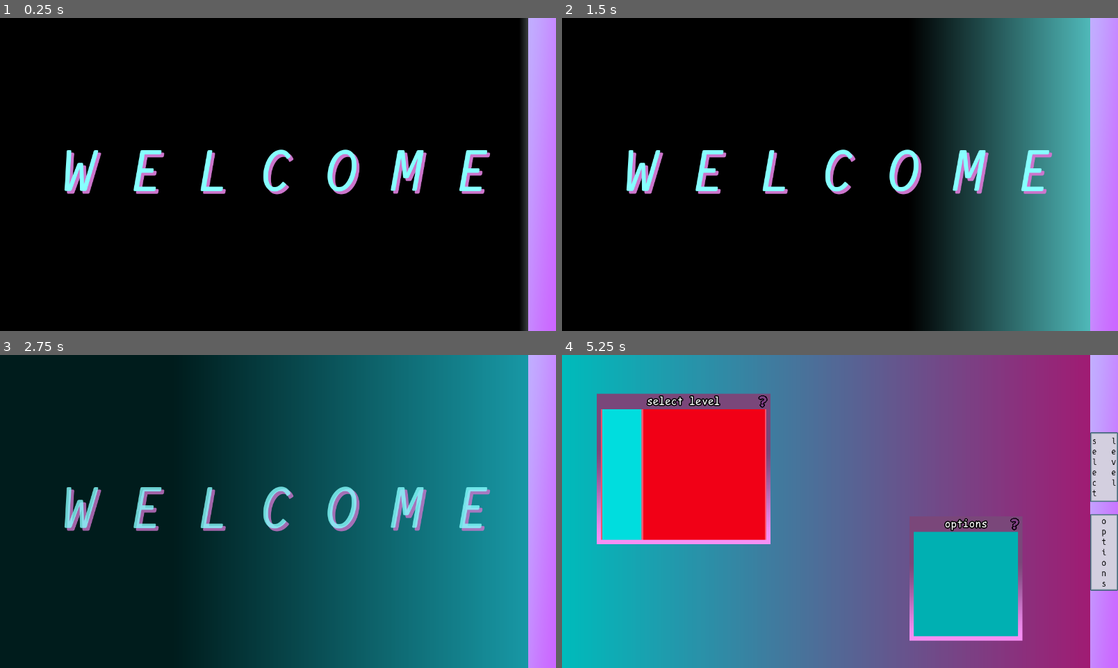
Above: before the commit, frames 1-4 (two rows, left to right).
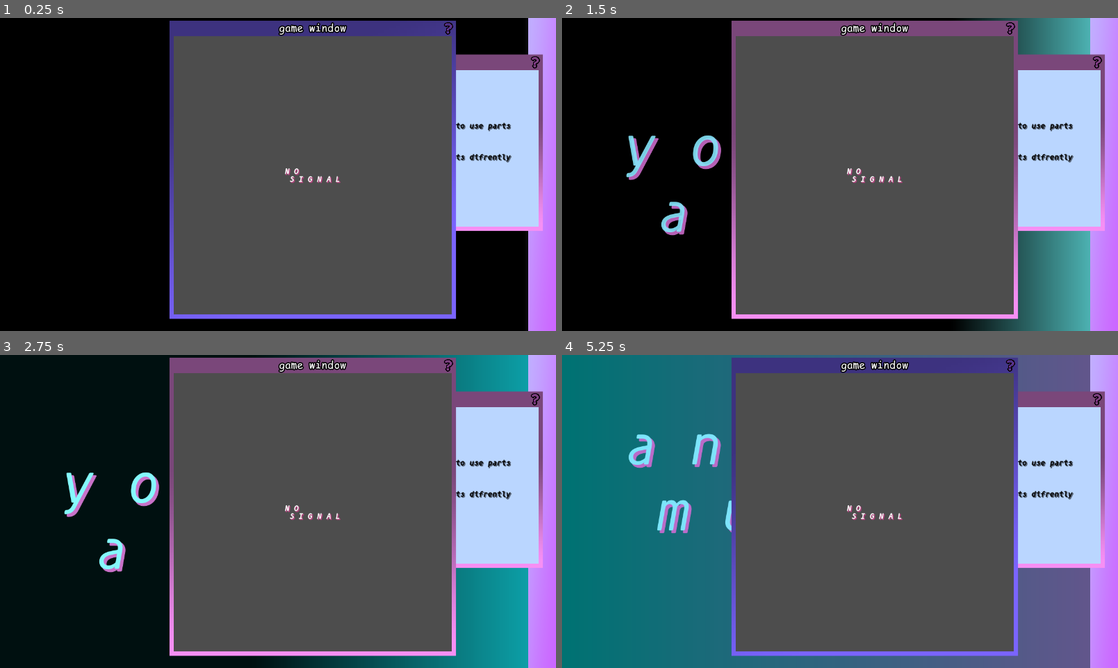
Above: after the commit, the same moments.

Repository: ktosox/GWJ77-Metamorphosis
Game: Godot game, scene res://game.tscn
Same seed, same stepped clock (60 frames per second), same inputs: the game is played once before the commit and once after it.
Inputs (mouse positions are in pixels of both pictures, inside the frame that each line leads up to):
- Up to frame 1 (0.25 s): no input
- Up to frame 2 (1.5 s): tap Enter (ui_accept) at 0.5 s; move the mouse to (962, 158) at 0.52 s; hold D (Move_Right) 0.53-1.28 s; hold Enter (ui_accept) 0.53-1.28 s; click (962, 158) at 0.67 s; move the mouse to (728, 190) at 1.27 s; hold S (Move_Down) from 1.28 s (still down); click (728, 190) at 1.35 s
- Up to frame 3 (2.75 s): tap Enter (ui_accept) at 1.52, 1.55, 1.82, 2.3 s; move the mouse to (333, 442) at 2.02 s; release S (Move_Down) at 2.03 s; hold D (Move_Right) from 2.03 s (still down); hold Right mouse button (RMB) from 2.03 s (still down)
- Up to frame 4 (5.25 s): move the mouse to (812, 574) at 2.77 s; release D (Move_Right) at 2.78 s; release Right mouse button (RMB) at 2.78 s; hold W (Move_Up) 2.78-3.53 s; tap Enter (ui_accept) at 2.85, 3.02, 3.32, 3.77, 3.8, 4.07, 4.52, 4.55, 4.82 s; click (812, 574) at 2.92 s; move the mouse to (1006, 558) at 3.52 s; press the mouse at (1006, 558) at 3.53 s; hold A (Move_Left) 3.53-5.03 s; move the mouse to (673, 464) at 4.27 s; release the mouse at (673, 464) at 4.28 s; right-click (673, 464) at 4.35 s; move the mouse to (867, 511) at 5.02 s; hold S (Move_Down) from 5.03 s (still down); hold Enter (ui_accept) from 5.03 s (still down); click (867, 511) at 5.17 s

The runs differ from the first frame. In frame 1, 59% of the frame differs, in the area x 11-98%, y 0-100%; in frame 2, 61%; in frame 3, 61%; in frame 4, 98%, in the area x 0-100%, y 0-100%.

Commit message:
touching up stuff since coffee hasnt hit yet

Diff:
--- a/Game/construction_mechanic/player_construction.tscn
+++ b/Game/construction_mechanic/player_construction.tscn
@@ -249,15 +249,34 @@
 [node name="MorphingScreen" type="ColorRect" parent="."]
 layout_mode = 2
 size_flags_horizontal = 3
-color = Color(0.593442, 0.943265, 0.653611, 1)
+color = Color(0, 0.50466, 0.380144, 1)
 
 [node name="TransformButton" type="Button" parent="MorphingScreen"]
 layout_mode = 0
-offset_left = 34.0
-offset_top = 266.0
-offset_right = 187.0
-offset_bottom = 298.0
+offset_left = 33.0
+offset_top = 293.0
+offset_right = 186.0
+offset_bottom = 325.0
 text = "Metamorphosis"
+
+[node name="Label" type="Label" parent="MorphingScreen"]
+layout_mode = 0
+offset_left = 6.0
+offset_top = 3.0
+offset_right = 217.0
+offset_bottom = 276.0
+theme_override_constants/line_spacing = 2
+text = "c o n s u m e
+  the parts attached
+to gain:
+
+  m o r e   t i m e
+
+ m o r e   s k i l l
+
+and reset your
+       skill points
+ "
 
 [connection signal="pressed" from="ColorRect/ScreenSelection/PartsButton" to="." method="_on_parts_button_pressed"]
 [connection signal="pressed" from="ColorRect/ScreenSelection/SkillsButton" to="." method="_on_skills_button_pressed"]
--- a/Game/game.gd
+++ b/Game/game.gd
@@ -52,6 +52,8 @@
 	$PanelTexture/Layout/OptionsWindowButton.visible = true
 	$SelectLevel.visible = true
 	$OptionsWindow.visible = true
+	#$StartAniamator.stop()
+	$StartAniamator.play("loop")
 	pass
 
 
--- a/Game/game.tscn
+++ b/Game/game.tscn
@@ -52,11 +52,48 @@
 "update": 0,
 "values": [PackedColorArray(0, 0, 0, 1, 1, 1, 1, 1)]
 }
+tracks/2/type = "value"
+tracks/2/imported = false
+tracks/2/enabled = true
+tracks/2/path = NodePath("Welcome/Label2:modulate")
+tracks/2/interp = 1
+tracks/2/loop_wrap = true
+tracks/2/keys = {
+"times": PackedFloat32Array(0),
+"transitions": PackedFloat32Array(1),
+"update": 0,
+"values": [Color(1, 1, 1, 0)]
+}
+tracks/3/type = "value"
+tracks/3/imported = false
+tracks/3/enabled = true
+tracks/3/path = NodePath("Welcome/Label:modulate")
+tracks/3/interp = 1
+tracks/3/loop_wrap = true
+tracks/3/keys = {
+"times": PackedFloat32Array(0),
+"transitions": PackedFloat32Array(1),
+"update": 0,
+"values": [Color(0.4527, 0.451076, 0, 0)]
+}
+tracks/4/type = "value"
+tracks/4/imported = false
+tracks/4/enabled = true
+tracks/4/path = NodePath("Welcome:texture:fill_to")
+tracks/4/interp = 1
+tracks/4/loop_wrap = true
+tracks/4/keys = {
+"times": PackedFloat32Array(0),
+"transitions": PackedFloat32Array(1),
+"update": 0,
+"values": [Vector2(1, 0.5)]
+}
 
 [sub_resource type="Animation" id="Animation_ayow3"]
 resource_name = "loop"
 length = 30.0
 loop_mode = 1
+capture_included = true
 tracks/0/type = "value"
 tracks/0/imported = false
 tracks/0/enabled = true
@@ -66,13 +103,25 @@
 tracks/0/keys = {
 "times": PackedFloat32Array(-0.0333333, 9.2, 21),
 "transitions": PackedFloat32Array(1, -2, -0.5),
-"update": 0,
-"values": [Vector2(0, 0.5), Vector2(0.15, 0.5), Vector2(0.4, 0.5)]
+"update": 2,
+"values": [Vector2(0, 0.5), Vector2(0.5, 0), Vector2(0.4, 0.5)]
+}
+tracks/1/type = "value"
+tracks/1/imported = false
+tracks/1/enabled = true
+tracks/1/path = NodePath("Welcome:texture:fill_to")
+tracks/1/interp = 1
+tracks/1/loop_wrap = true
+tracks/1/keys = {
+"times": PackedFloat32Array(7.83333),
+"transitions": PackedFloat32Array(1),
+"update": 2,
+"values": [Vector2(0.5, 1)]
 }
 
 [sub_resource type="Animation" id="Animation_rayii"]
 resource_name = "new_animation"
-length = 6.0
+length = 8.0
 tracks/0/type = "value"
 tracks/0/imported = false
 tracks/0/enabled = true
@@ -80,7 +129,7 @@
 tracks/0/interp = 1
 tracks/0/loop_wrap = true
 tracks/0/keys = {
-"times": PackedFloat32Array(0, 4),
+"times": PackedFloat32Array(0, 5.03333),
 "transitions": PackedFloat32Array(1, 1),
 "update": 0,
 "values": [Vector2(1, 0.5), Vector2(0, 0.5)]
@@ -92,7 +141,7 @@
 tracks/1/interp = 1
 tracks/1/loop_wrap = true
 tracks/1/keys = {
-"times": PackedFloat32Array(0, 2.33333, 5.03333),
+"times": PackedFloat32Array(0, 2.33333, 7.1),
 "transitions": PackedFloat32Array(1, 1, 1),
 "update": 0,
 "values": [PackedColorArray(0, 0, 0, 1, 1, 1, 1, 1), PackedColorArray(0, 0, 0, 1, 7.7486e-07, 0.733861, 0.735921, 1), PackedColorArray(7.70092e-07, 0.733861, 0.735921, 1, 0.658824, 0.0784314, 0.439216, 1)]
@@ -100,40 +149,52 @@
 tracks/2/type = "value"
 tracks/2/imported = false
 tracks/2/enabled = true
-tracks/2/path = NodePath("StartAniamator:current_animation")
+tracks/2/path = NodePath("Welcome/Label:modulate")
 tracks/2/interp = 1
 tracks/2/loop_wrap = true
 tracks/2/keys = {
-"times": PackedFloat32Array(5.66667),
-"transitions": PackedFloat32Array(1),
-"update": 1,
-"values": [&"loop"]
-}
-tracks/3/type = "value"
+"times": PackedFloat32Array(0.3, 1.03333, 2.96667, 3.66667),
+"transitions": PackedFloat32Array(1, 1, 1, 1),
+"update": 0,
+"values": [Color(0, 0, 0, 1), Color(0.97513, 0.867375, 0.970381, 0.87451), Color(1, 1, 1, 1), Color(0.4527, 0.451076, 0, 0)]
+}
+tracks/3/type = "method"
 tracks/3/imported = false
 tracks/3/enabled = true
-tracks/3/path = NodePath("Welcome/Label:modulate")
+tracks/3/path = NodePath(".")
 tracks/3/interp = 1
 tracks/3/loop_wrap = true
 tracks/3/keys = {
-"times": PackedFloat32Array(0, 2.1, 5.2),
-"transitions": PackedFloat32Array(1, 1, 1),
-"update": 0,
-"values": [Color(1, 1, 1, 1), Color(1, 1, 1, 1), Color(1, 1, 1, 0)]
-}
-tracks/4/type = "method"
-tracks/4/imported = false
-tracks/4/enabled = true
-tracks/4/path = NodePath(".")
-tracks/4/interp = 1
-tracks/4/loop_wrap = true
-tracks/4/keys = {
-"times": PackedFloat32Array(5.16667),
+"times": PackedFloat32Array(7.83333),
 "transitions": PackedFloat32Array(1),
 "values": [{
 "args": [],
 "method": &"start_game"
 }]
+}
+tracks/4/type = "value"
+tracks/4/imported = false
+tracks/4/enabled = true
+tracks/4/path = NodePath("Welcome/Label2:modulate")
+tracks/4/interp = 1
+tracks/4/loop_wrap = true
+tracks/4/keys = {
+"times": PackedFloat32Array(3.83333, 4.5, 6.76667, 7.53333),
+"transitions": PackedFloat32Array(1, 1, 1, 1),
+"update": 0,
+"values": [Color(0, 0, 0, 0), Color(1, 1, 1, 1), Color(0.827451, 0.737255, 0.988235, 0.898039), Color(0.70723, 0.522093, 0.979291, 0)]
+}
+tracks/5/type = "value"
+tracks/5/imported = false
+tracks/5/enabled = true
+tracks/5/path = NodePath("Welcome:texture:fill_to")
+tracks/5/interp = 1
+tracks/5/loop_wrap = true
+tracks/5/keys = {
+"times": PackedFloat32Array(0),
+"transitions": PackedFloat32Array(1),
+"update": 0,
+"values": [Vector2(1, 0.5)]
 }
 
 [sub_resource type="AnimationLibrary" id="AnimationLibrary_7rh51"]
@@ -163,19 +224,37 @@
 texture = SubResource("GradientTexture2D_64bat")
 
 [node name="Label" type="Label" parent="Welcome"]
-modulate = Color(0, 0, 0, 1)
-layout_mode = 0
-offset_left = 150.0
-offset_top = 273.0
-offset_right = 1125.0
-offset_bottom = 430.0
+modulate = Color(0.4527, 0.451076, 0, 0)
+layout_mode = 0
+offset_left = 143.0
+offset_top = 215.0
+offset_right = 1118.0
+offset_bottom = 524.0
 theme_override_colors/font_color = Color(0.528115, 0.998717, 1, 1)
 theme_override_colors/font_shadow_color = Color(0.8, 0.458824, 0.8, 1)
 theme_override_constants/shadow_offset_x = 6
 theme_override_constants/shadow_offset_y = 6
 theme_override_fonts/font = ExtResource("3_cucsq")
 theme_override_font_sizes/font_size = 128
-text = "W E L C O M E"
+text = "y o u  a r e
+ a  B A L L"
+
+[node name="Label2" type="Label" parent="Welcome"]
+modulate = Color(1, 1, 1, 0)
+layout_mode = 0
+offset_left = 143.0
+offset_top = 127.0
+offset_right = 1118.0
+offset_bottom = 588.0
+theme_override_colors/font_color = Color(0.528115, 0.998717, 1, 1)
+theme_override_colors/font_shadow_color = Color(0.8, 0.458824, 0.8, 1)
+theme_override_constants/shadow_offset_x = 6
+theme_override_constants/shadow_offset_y = 6
+theme_override_fonts/font = ExtResource("3_cucsq")
+theme_override_font_sizes/font_size = 128
+text = "a n d  y o u
+ m u s t
+    F A L L"
 
 [node name="PanelTexture" type="TextureRect" parent="."]
 custom_minimum_size = Vector2(64, 0)
@@ -303,7 +382,6 @@
 title = "hidden window"
 position = Vector2i(520, 120)
 size = Vector2i(720, 360)
-visible = false
 unresizable = true
 script = ExtResource("3_mw1gv")
 tutorial_scene = NodePath("TutorialWindow")
@@ -315,28 +393,32 @@
 offset_right = 0.0
 
 [node name="TutorialWindow" type="ColorRect" parent="HiddenWindow"]
-visible = false
-anchors_preset = 15
-anchor_right = 1.0
-anchor_bottom = 1.0
-grow_horizontal = 2
-grow_vertical = 2
+anchors_preset = 15
+anchor_right = 1.0
+anchor_bottom = 1.0
+grow_horizontal = 2
+grow_vertical = 2
+color = Color(0.729412, 0.839216, 1, 1)
 
 [node name="Label" type="Label" parent="HiddenWindow/TutorialWindow"]
 modulate = Color(0, 0, 0, 1)
 layout_mode = 0
-offset_left = 200.0
+offset_left = 160.0
 offset_top = 80.0
-offset_right = 369.0
-offset_bottom = 121.0
-text = "i m a g i n e
- t u t o r a i l"
+offset_right = 667.0
+offset_bottom = 193.0
+text = "you can upgrade yourself with parts
+
+but you have to spend skill points to use parts
+
+metamorphosis consumes parts
+
+and allows you to invest skill points difrently"
 
 [node name="GameWindow" type="Window" parent="."]
 title = "game window"
 position = Vector2i(400, 42)
 size = Vector2i(640, 640)
-visible = false
 unresizable = true
 script = ExtResource("3_mw1gv")
 tutorial_scene = NodePath("TutorialGoesHere")
@@ -355,7 +437,11 @@
 layout_mode = 0
 offset_right = 40.0
 offset_bottom = 23.0
-text = "press AWSD or ARROWS to move
+text = "you are falling ball
+
+press buttons to avoid stuff
+
+or collect upgrades
 "
 
 [node name="CenterContainer" type="CenterContainer" parent="GameWindow"]
@@ -388,6 +474,15 @@
 grow_vertical = 2
 color = Color(4.23551e-06, 0.691915, 0.697463, 1)
 
+[node name="Label" type="Label" parent="OptionsWindow/TutorialIGuess"]
+layout_mode = 0
+offset_left = 6.0
+offset_top = 33.0
+offset_right = 207.0
+offset_bottom = 56.0
+text = "change options here
+"
+
 [node name="StartAniamator" type="AnimationPlayer" parent="."]
 libraries = {
 "": SubResource("AnimationLibrary_7rh51")
